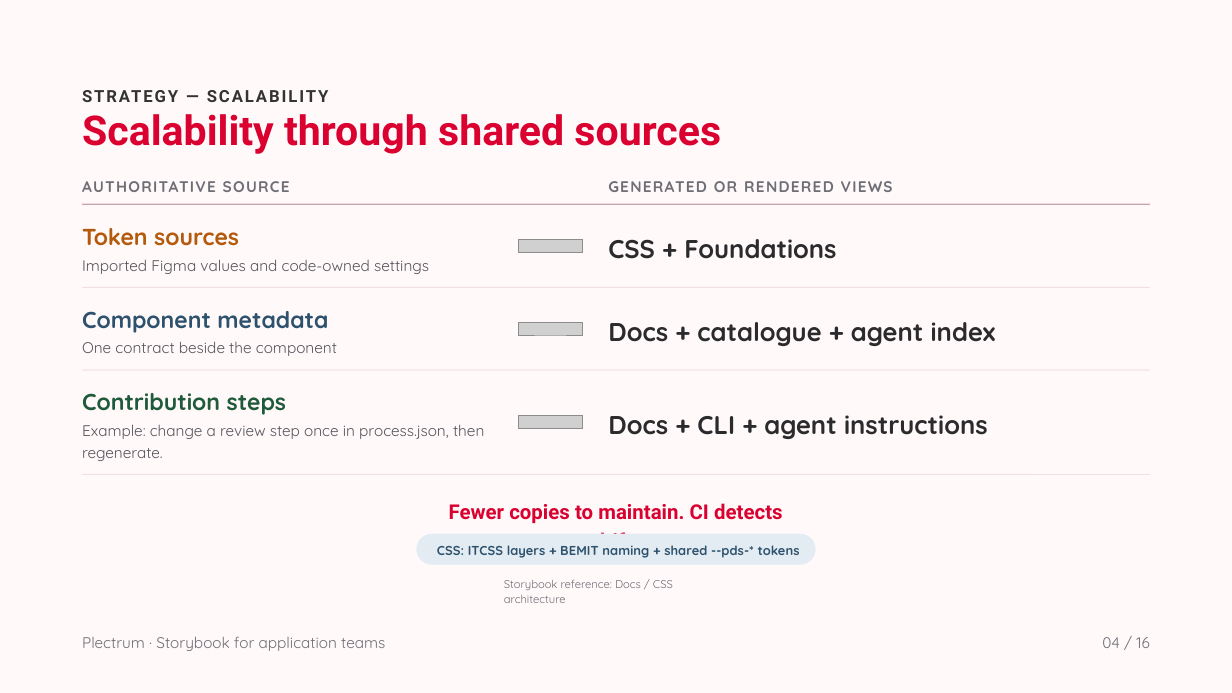
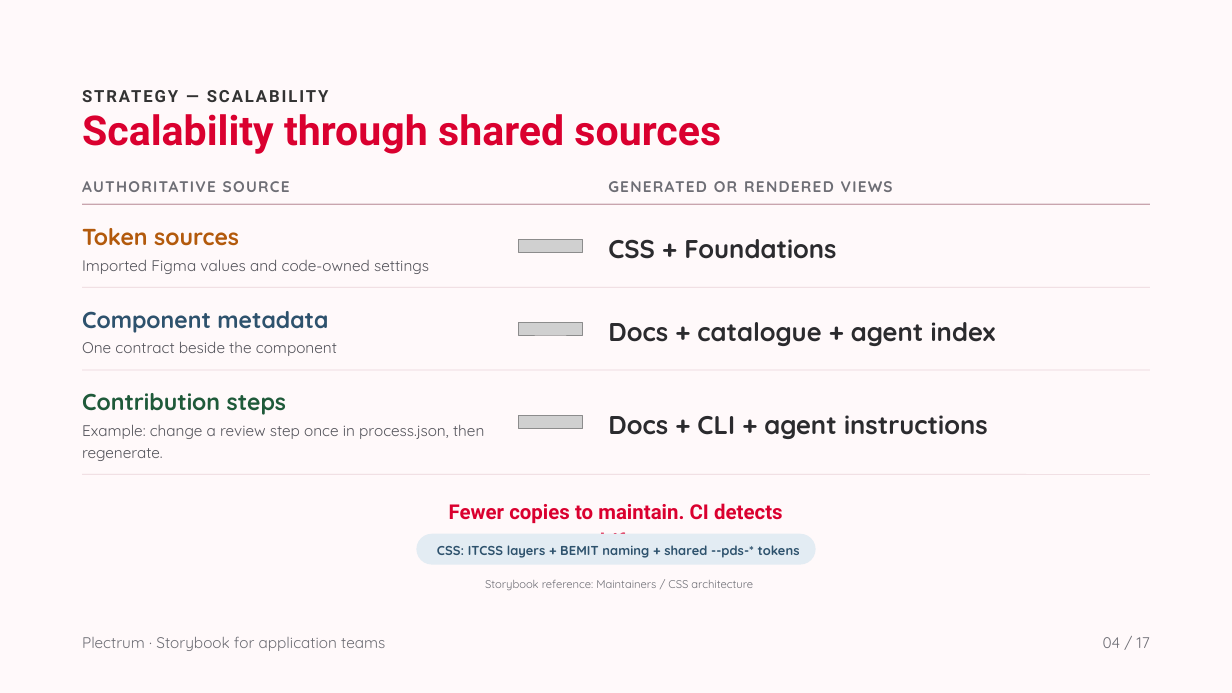
Before and after one commit to solidaris-danielbodigil/solidaris-plectrum, a slide deck: slide 4 of docs/Storybook for application teams.pptx. Drawn at 1232x693 pixels with LibreOffice and Linux fonts; fonts in the diff are those of the drawing; grey boxes stand for pictures. Boxes give left, top, right and bottom in pixels: in the first picture for what was removed or moved away, otherwise in the second. Text is boxed around its words. In the diff, an @@ line names an element or a change of style, - is before the commit and + after.

```diff
--- a/docs/Storybook for application teams.pptx
+++ b/docs/Storybook for application teams.pptx
@@ text at [485,580,753,590]: text changed @@
-Storybook reference: Docs / CSS architecture
+Storybook reference: Maintainers / CSS architecture
@@ text at [1103,637,1150,648]: text changed @@
-04 / 16
+04 / 17
```
Also in this commit, not shown: 13 other slides changed, 1 slide added, 1 other file.
